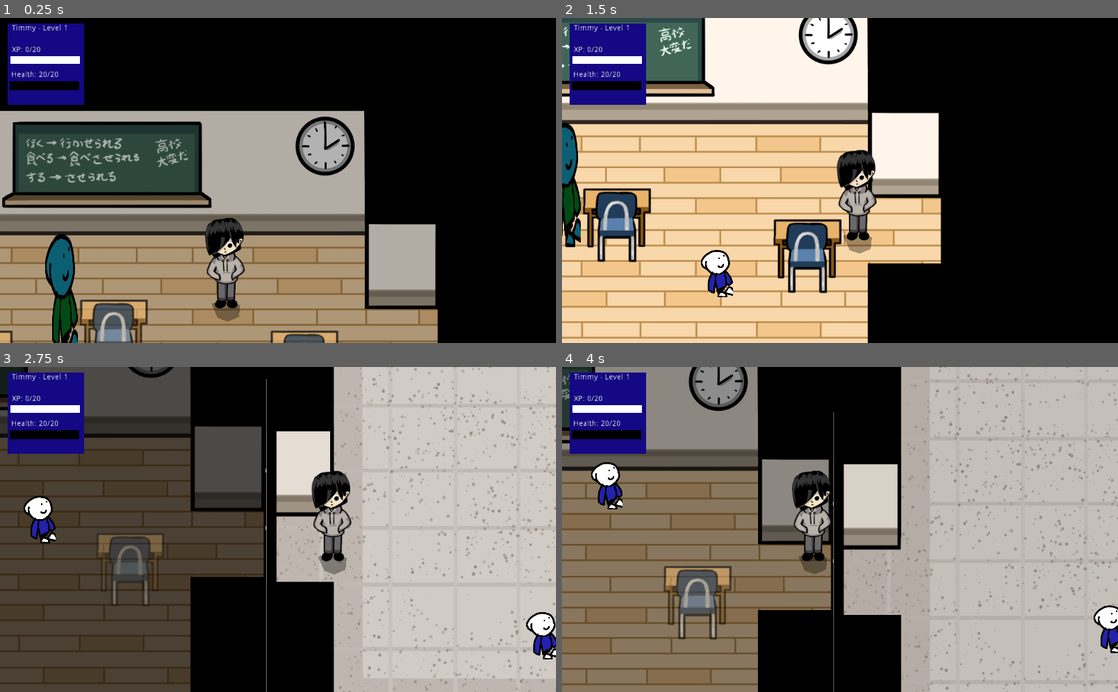
Above: before the commit, frames 1-4 (two rows, left to right).
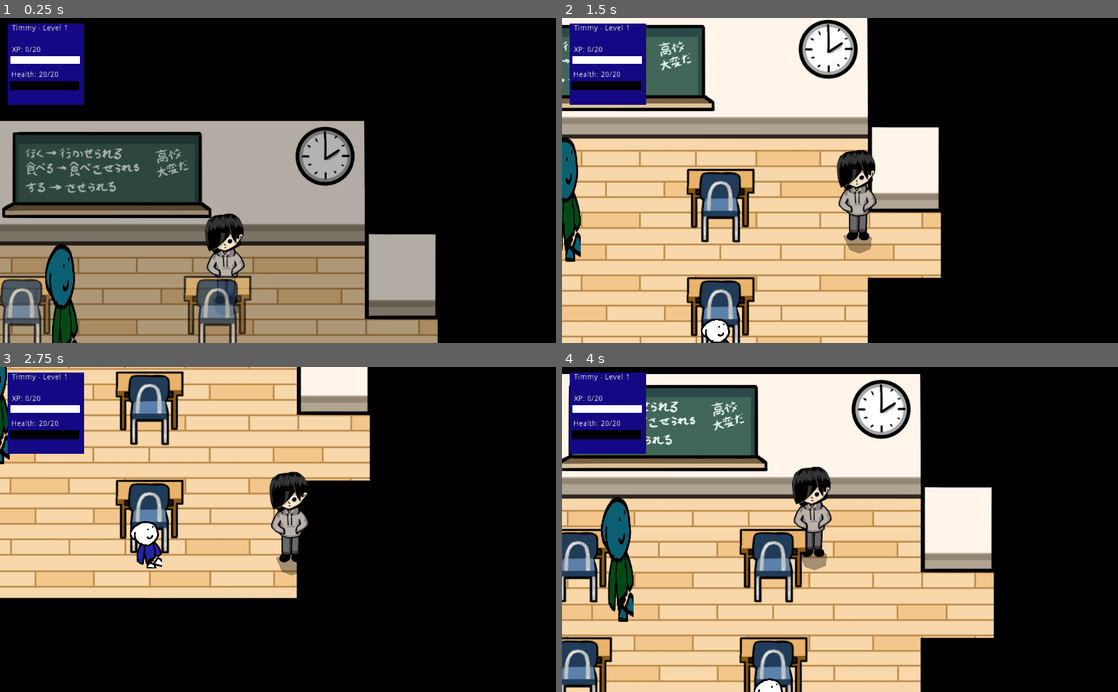
Above: after the commit, the same moments.

Repository: johnfn/ld49
Game: Godot game, scene res://Main.tscn
Same seed, same stepped clock (60 frames per second), same inputs: the game is played once before the commit and once after it. The engine's default icon, where the game draws it, is replaced by a stand-in: a white triangle on a blue panel in a dark square.
Inputs (mouse positions are in pixels of both pictures, inside the frame that each line leads up to):
- Up to frame 1 (0.25 s): no input
- Up to frame 2 (1.5 s): move the mouse to (962, 164) at 0.52 s; hold Right (ui_right) 0.53-1.28 s; tap Z (action) at 0.6 s; move the mouse to (728, 196) at 1.27 s; hold Down (ui_down) from 1.28 s (still down); tap X (angry) at 1.35 s
- Up to frame 3 (2.75 s): move the mouse to (333, 458) at 2.02 s; release Down (ui_down) at 2.03 s; hold Right (ui_right) from 2.03 s (still down); tap Z (action) at 2.1 s
- Up to frame 4 (4 s): move the mouse to (812, 594) at 2.77 s; release Right (ui_right) at 2.78 s; hold Up (ui_up) 2.78-3.53 s; tap X (angry) at 2.85 s; move the mouse to (1006, 578) at 3.52 s; hold Left (ui_left) from 3.53 s (still down); tap Z (action) at 3.6 s

The runs differ from the first frame. In frame 1, 25% of the frame differs, in the area x 0-79%, y 28-100%; in frame 2, 32%; in frame 3, 88%; in frame 4, 93%, in the area x 0-100%, y 0-100%.

Commit message:
more stuff

Diff:
--- a/FirstClassroom.tscn
+++ b/FirstClassroom.tscn
@@ -3,7 +3,7 @@
 [ext_resource path="res://art/overworld/classroom.png" type="Texture" id=1]
 [ext_resource path="res://RoomDimmer.gd" type="Script" id=2]
 [ext_resource path="res://doodads/BlueDesk.tscn" type="PackedScene" id=3]
-[ext_resource path="res://doodads/RedDesk.tscn" type="PackedScene" id=4]
+[ext_resource path="res://doodads/TrashBin.tscn" type="PackedScene" id=4]
 [ext_resource path="res://GenericInspectable.tscn" type="PackedScene" id=5]
 [ext_resource path="res://GenericRoom.gd" type="Script" id=6]
 [ext_resource path="res://TestDecomposeConcavePolygon.gd" type="Script" id=7]
@@ -25,16 +25,18 @@
 centered = false
 
 [node name="BlueDesk" parent="RoomDimmer/Graphics" instance=ExtResource( 3 )]
-position = Vector2( 280, 720 )
+position = Vector2( 360, 600 )
 
 [node name="BlueDesk2" parent="RoomDimmer/Graphics" instance=ExtResource( 3 )]
-position = Vector2( 880, 720 )
+position = Vector2( 720, 600 )
 
-[node name="RedDesk" parent="RoomDimmer/Graphics" instance=ExtResource( 4 )]
-position = Vector2( 520, 640 )
+[node name="BlueDesk4" parent="RoomDimmer/Graphics" instance=ExtResource( 3 )]
+position = Vector2( 720, 800 )
+
+[node name="BlueDesk3" parent="RoomDimmer/Graphics" instance=ExtResource( 3 )]
+position = Vector2( 360, 800 )
 
 [node name="Area2D" type="Area2D" parent="RoomDimmer"]
-visible = false
 
 [node name="CollisionShape2D" type="CollisionShape2D" parent="RoomDimmer/Area2D"]
 position = Vector2( 640, 640 )
@@ -55,5 +57,8 @@
 position = Vector2( 1040, 400 )
 enemy_type = 6
 
+[node name="TrashBin" parent="." instance=ExtResource( 4 )]
+position = Vector2( 200, 480 )
+
 [connection signal="body_entered" from="RoomDimmer/Area2D" to="RoomDimmer" method="_on_Area2D_body_entered"]
 [connection signal="body_exited" from="RoomDimmer/Area2D" to="RoomDimmer" method="_on_Area2D_body_exited"]
--- a/Main.tscn
+++ b/Main.tscn
@@ -48,7 +48,7 @@
 position = Vector2( 780, 873.609 )
 
 [node name="OtherClassroom" parent="GameObjects" instance=ExtResource( 11 )]
-position = Vector2( -980, 1000 )
+position = Vector2( -981.797, 1001.8 )
 
 [node name="Player" parent="GameObjects" instance=ExtResource( 1 )]
 position = Vector2( -400, 600 )
--- a/OtherClassroom.tscn
+++ b/OtherClassroom.tscn
@@ -1,8 +1,8 @@
 [gd_scene load_steps=11 format=2]
 
+[ext_resource path="res://doodads/RecyclingBin.tscn" type="PackedScene" id=1]
 [ext_resource path="res://GenericInspectable.tscn" type="PackedScene" id=2]
 [ext_resource path="res://RoomDimmer.gd" type="Script" id=3]
-[ext_resource path="res://doodads/BlueDesk.tscn" type="PackedScene" id=4]
 [ext_resource path="res://doodads/RedDesk.tscn" type="PackedScene" id=5]
 [ext_resource path="res://GenericRoom.gd" type="Script" id=7]
 [ext_resource path="res://art/overworld/classroom2.png" type="Texture" id=8]
@@ -30,21 +30,32 @@
 modulate = Color( 1, 1, 1, 0.5 )
 
 [node name="classroom2" type="Sprite" parent="RoomDimmer/Graphics"]
-position = Vector2( -160, -40 )
+position = Vector2( -160, -20 )
 texture = ExtResource( 8 )
 centered = false
 
-[node name="BlueDesk" parent="RoomDimmer/Graphics" instance=ExtResource( 4 )]
-position = Vector2( 210, 670 )
+[node name="RedDesk3" parent="RoomDimmer/Graphics" instance=ExtResource( 5 )]
+position = Vector2( 240, 700 )
 
-[node name="BlueDesk2" parent="RoomDimmer/Graphics" instance=ExtResource( 4 )]
-position = Vector2( 650, 650 )
+[node name="RedDesk4" parent="RoomDimmer/Graphics" instance=ExtResource( 5 )]
+position = Vector2( 520, 700 )
+
+[node name="RedDesk5" parent="RoomDimmer/Graphics" instance=ExtResource( 5 )]
+position = Vector2( 520, 900 )
+
+[node name="RecyclingBin" parent="RoomDimmer/Graphics/RedDesk5" instance=ExtResource( 1 )]
+position = Vector2( 200, -560 )
+
+[node name="RedDesk6" parent="RoomDimmer/Graphics" instance=ExtResource( 5 )]
+position = Vector2( 240, 900 )
+
+[node name="RedDesk2" parent="RoomDimmer/Graphics" instance=ExtResource( 5 )]
+position = Vector2( 520, 500 )
 
 [node name="RedDesk" parent="RoomDimmer/Graphics" instance=ExtResource( 5 )]
-position = Vector2( 490, 530 )
+position = Vector2( 240, 500 )
 
 [node name="Area2D" type="Area2D" parent="RoomDimmer"]
-visible = false
 
 [node name="CollisionShape2D" type="CollisionShape2D" parent="RoomDimmer/Area2D"]
 position = Vector2( 640, 640 )
Not shown, added: art/overworld/table.png.import
